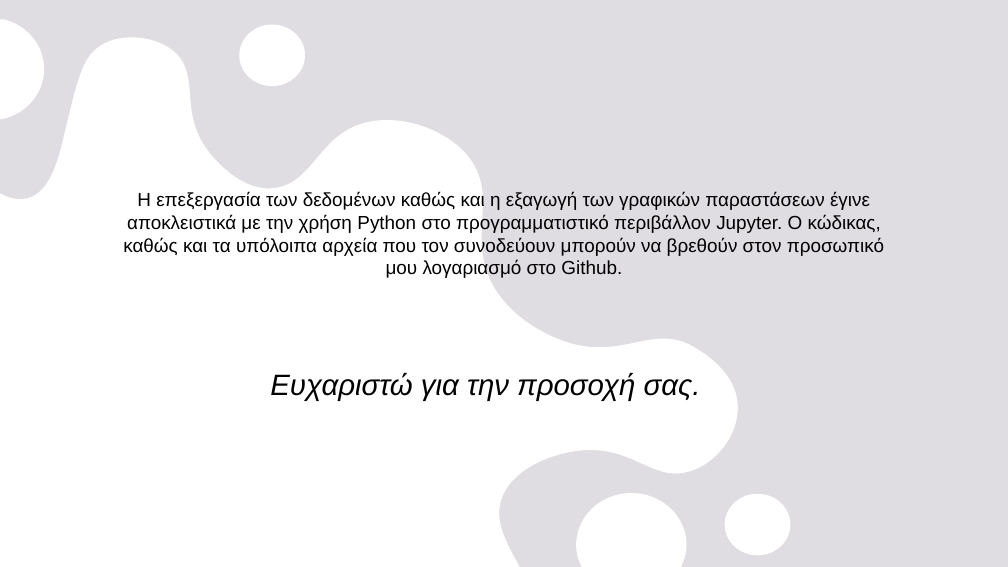
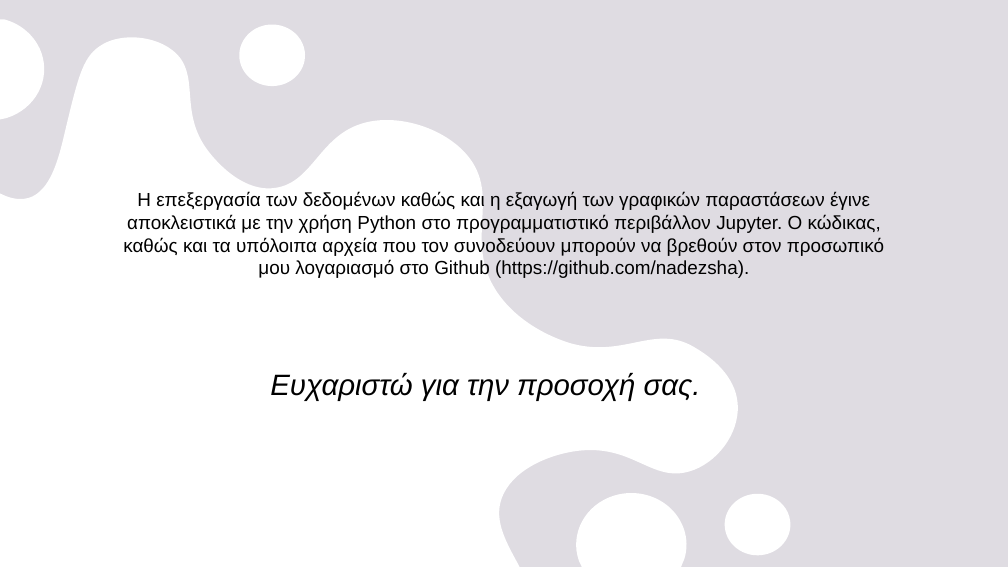
Before and after one commit to nadezsha/MSc---Applied-Meteorology-and-Environmental-Physics, a slide deck: slide 21 of Radiation and Atmosphere Interaction/Report 0/ΕργασίαΜηδέν.pptx (slide 15 before the commit). Drawn at 1008x567 pixels with LibreOffice and Linux fonts; fonts in the diff are those of the drawing. Boxes give left, top, right and bottom in pixels: in the first picture for what was removed or moved away, otherwise in the second. Text is boxed around its words. In the diff, an @@ line names an element or a change of style, - is before the commit and + after.

```diff
--- a/Radiation and Atmosphere Interaction/Report 0/ΕργασίαΜηδέν.pptx
+++ b/Radiation and Atmosphere Interaction/Report 0/ΕργασίαΜηδέν.pptx
@@ text at bbox=[123, 192, 884, 278]: text changed @@
-Η επεξεργασία των δεδομένων καθώς και η εξαγωγή των γραφικών παραστάσεων έγινε αποκλειστικά με την χρήση Python στο προγραμματιστικό περιβάλλον Jupyter. Ο κώδικας, καθώς και τα υπόλοιπα αρχεία που τον συνοδεύουν μπορούν να βρεθούν στον προσωπικό μου λογαριασμό στο Github.
+Η επεξεργασία των δεδομένων καθώς και η εξαγωγή των γραφικών παραστάσεων έγινε αποκλειστικά με την χρήση Python στο προγραμματιστικό περιβάλλον Jupyter. Ο κώδικας, καθώς και τα υπόλοιπα αρχεία που τον συνοδεύουν μπορούν να βρεθούν στον προσωπικό μου λογαριασμό στο Github (https://github.com/nadezsha).
```
Also in this commit, not shown: 10 other slides changed, 6 slides added.
